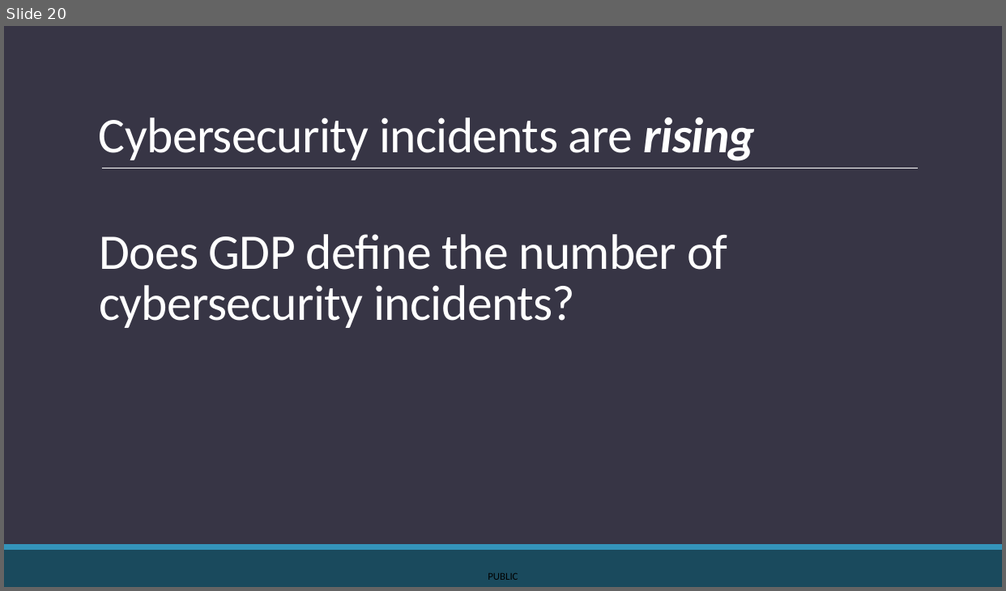
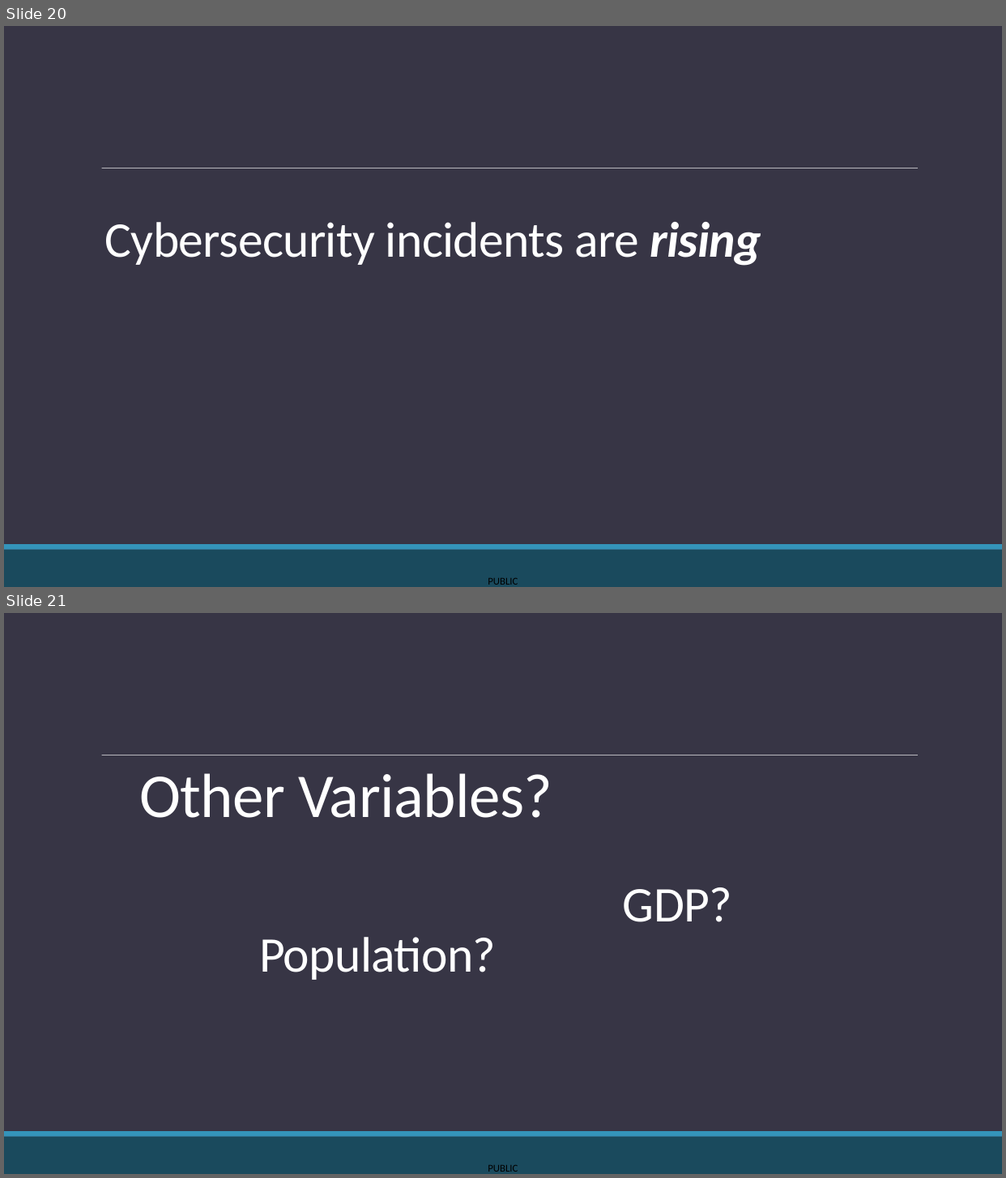
Before and after one commit to KozA777/cyber_project, a slide deck: FINAL_PRESENTATION.pptx. Shown one above the other, each under a label of ours: slide 20 before the commit, slides 20 and 21 after it. The pictures are 1006x591 and 1006x1178 pixels, drawn with LibreOffice and Linux fonts; fonts in the diff are those of the drawing. Boxes give left, top, right and bottom in pixels: in the first picture for what was removed or moved away, otherwise in the second. Text is boxed around its words. In the diff, an @@ line names an element or a change of style, - is before the commit and + after.

```diff
--- a/FINAL_PRESENTATION.pptx
+++ b/FINAL_PRESENTATION.pptx
@@ slide 21 added at (x1=4, y1=613, x2=1002, y2=1174), background #373545; not listed: 3 template elements that a slide beside it also shows @@
@@ title added at (x1=139, y1=773, x2=732, y2=922), 60 pt, text #FFFFFF @@
+Other Variables?
+GDP? Population?
@@ text added at (x1=488, y1=1165, x2=518, y2=1172), 10 pt, text #000000 @@
+PUBLIC
@@ slide 20 changed as well @@
@@ title "Cybersecurity incidents are rising" moved from (x1=99, y1=118, x2=756, y2=161) to (x1=105, y1=222, x2=761, y2=266) @@
@@ title removed at (x1=99, y1=234, x2=728, y2=328) @@
-Does GDP define the number of cybersecurity incidents?
@@ text "PUBLIC" moved from (x1=488, y1=574, x2=518, y2=580) to (x1=488, y1=578, x2=518, y2=585) @@
```
Also in this commit, not shown: 19 other slides changed, 6 other slides added, 5 slides removed.
